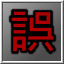
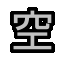
Comparing the layer stacks of the two 64 × 64 images. Changes:
renamed "誤" to "空", painted on it over [11, 10, 54, 52]
painted on "Layer" over [8, 7, 58, 56]
removed layer "Pasted Layer #1" over [0, 0, 64, 64]
removed layer "Pasted Layer" over [0, 0, 64, 64]
